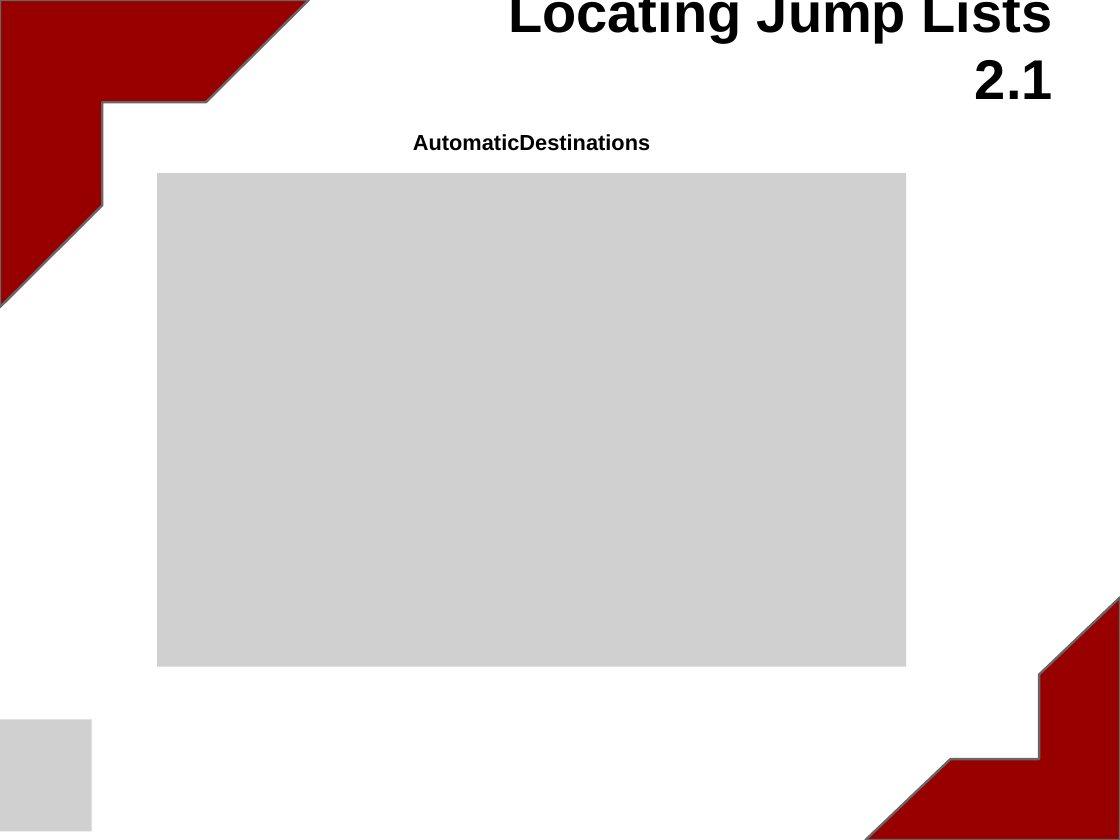
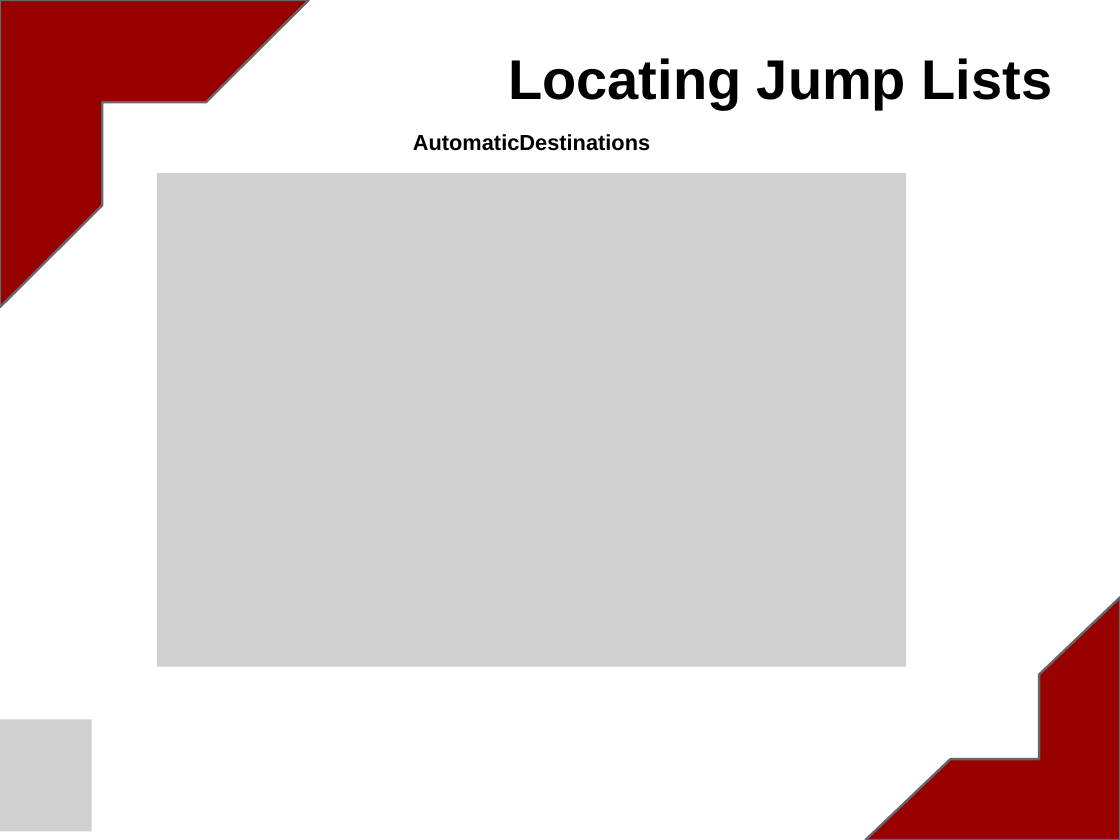
Before and after one commit to blakelyh/Jumplist, a slide deck: slide 5 of doc/project/WindowsJumpLists.pptx (slide 7 before the commit). Drawn at 1120x840 pixels with LibreOffice and Linux fonts; fonts in the diff are those of the drawing; grey boxes stand for pictures. Boxes give left, top, right and bottom in pixels: in the first picture for what was removed or moved away, otherwise in the second. Text is boxed around its words. In the diff, an @@ line names an element or a change of style, - is before the commit and + after.

```diff
--- a/doc/project/WindowsJumpLists.pptx
+++ b/doc/project/WindowsJumpLists.pptx
@@ title at [508, 58, 1053, 109]: text changed @@
-Locating Jump Lists 2.1
+Locating Jump Lists
```
Also in this commit, not shown: 6 other slides changed, 4 slides added, 5 slides removed.
